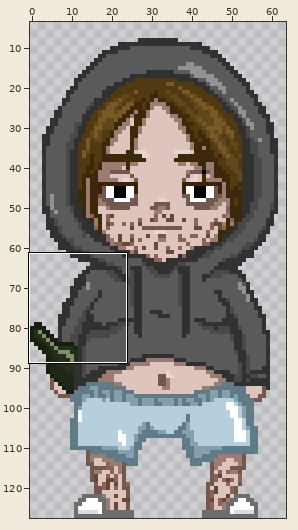
Two states of a sprite sheet, Unity Project/Assets/Prefabs/Sprites/MainCharacter.png. Above: a wide view before the commit, with the close-up outlined.
Close-up. Before the edit:
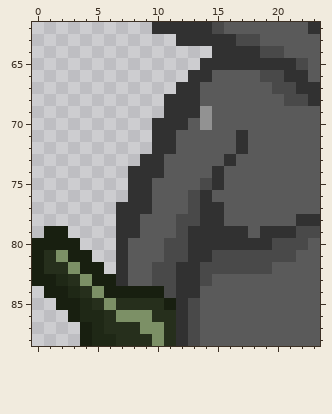
The file is 64x128 pixels. Shown: x 0..23, y 62..88. The wide view leaves out empty margins. The commit also changed other parts of the picture, which this record leaves out.
After the commit:
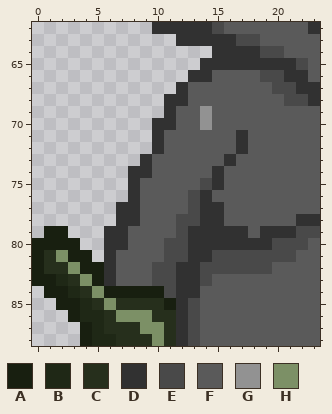
Palette (. is transparent): A #181f10  B #1f2816  C #262f1c  D #313131  E #494949  F #5a5a5a  G #929292  H #7c9066
What changed:
y 67..68: x 13 D -> F
y 69: x 12..13 DD -> FF
y 70: x 12 D -> F
y 71..72: x 11 D -> F
y 73..74: x 10 D -> F
y 75..77: x 9 D -> F
y 79: x 6 . -> D; x 8 D -> F
y 80: x 6 . -> D
y 81..82: x 6..7 .D -> DF
y 83: x 6..7 AD -> DF
Boxes around the changes in both close-ups, in picture pixels (x1, y1, x2, y2):
changed: (104, 82, 200, 286)
